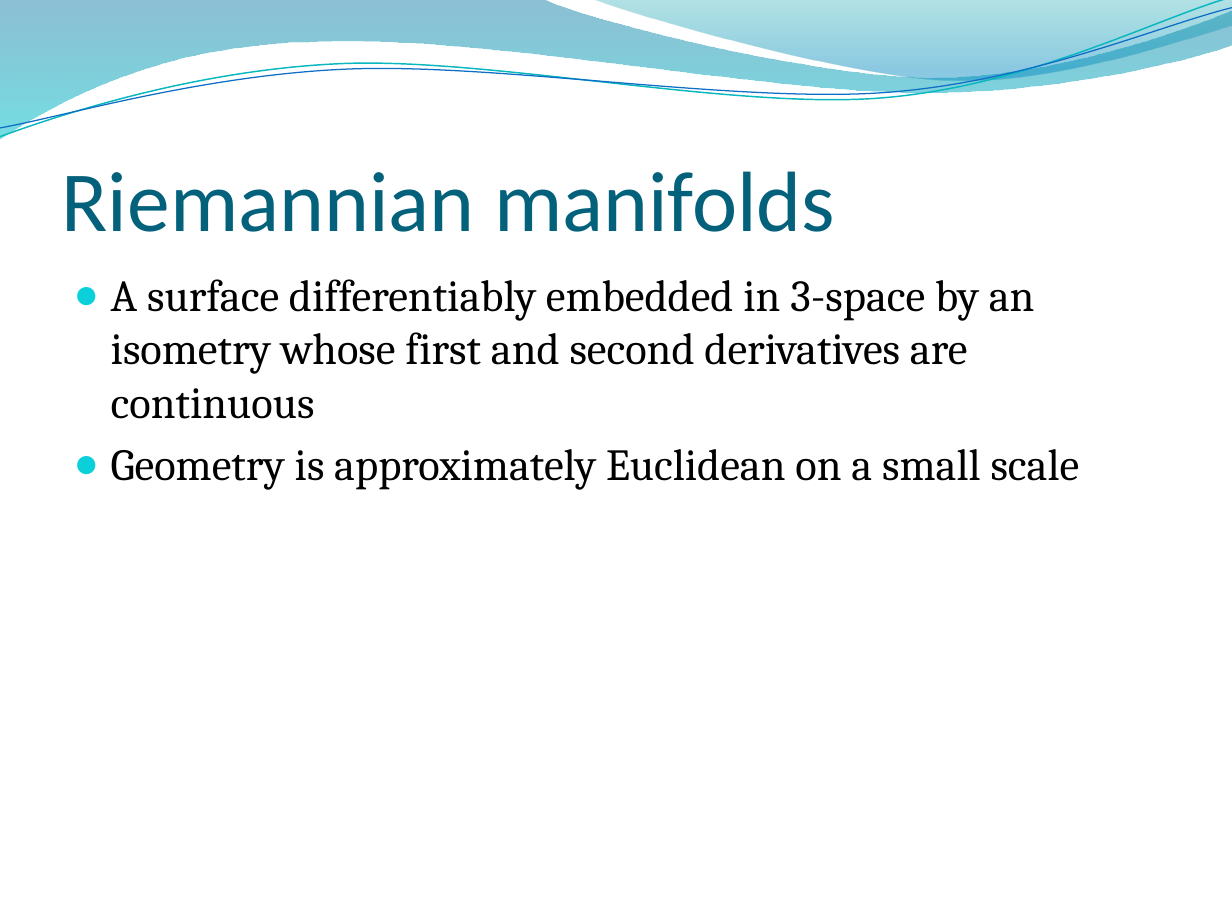
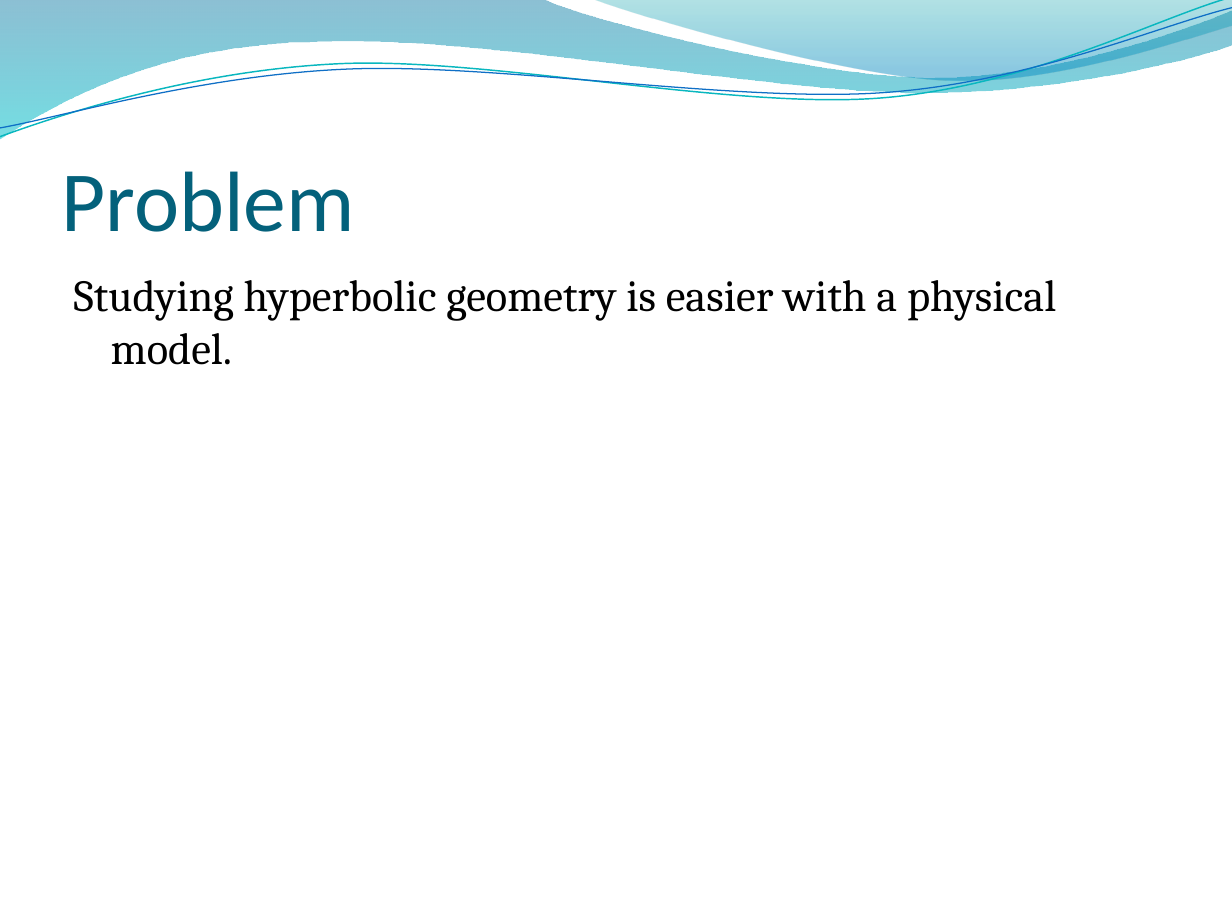
Before and after one commit to velociraptors/math361, a slide deck: slide 4 of hplanes.pptx (slide 5 before the commit). Drawn at 1232x924 pixels with LibreOffice and Linux fonts; fonts in the diff are those of the drawing; background and template pictures are left out. Boxes give left, top, right and bottom in pixels: in the first picture for what was removed or moved away, otherwise in the second. Text is boxed around its words. In the diff, an @@ line names an element or a change of style, - is before the commit and + after.

Commit message:
gaussian curvature, started "problem" slide

```diff
--- a/hplanes.pptx
+++ b/hplanes.pptx
@@ title at bbox=[62, 171, 355, 232]: text changed @@
-Riemannian manifolds
+Problem
@@ text at bbox=[74, 280, 1056, 365]: text changed @@
-● A surface differentiably embedded in 3-space by an isometry whose first and second derivatives are continuous
-● Geometry is approximately Euclidean on a small scale
+Studying hyperbolic geometry is easier with a physical model.
```
Also in this commit, not shown: 1 slide added, 2 slides removed.
